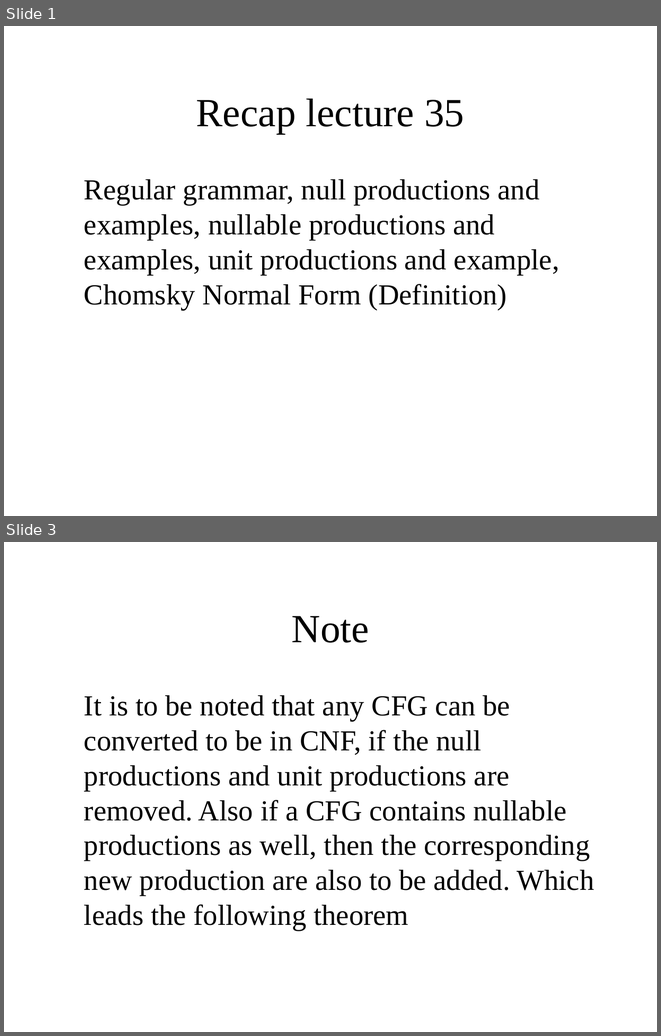
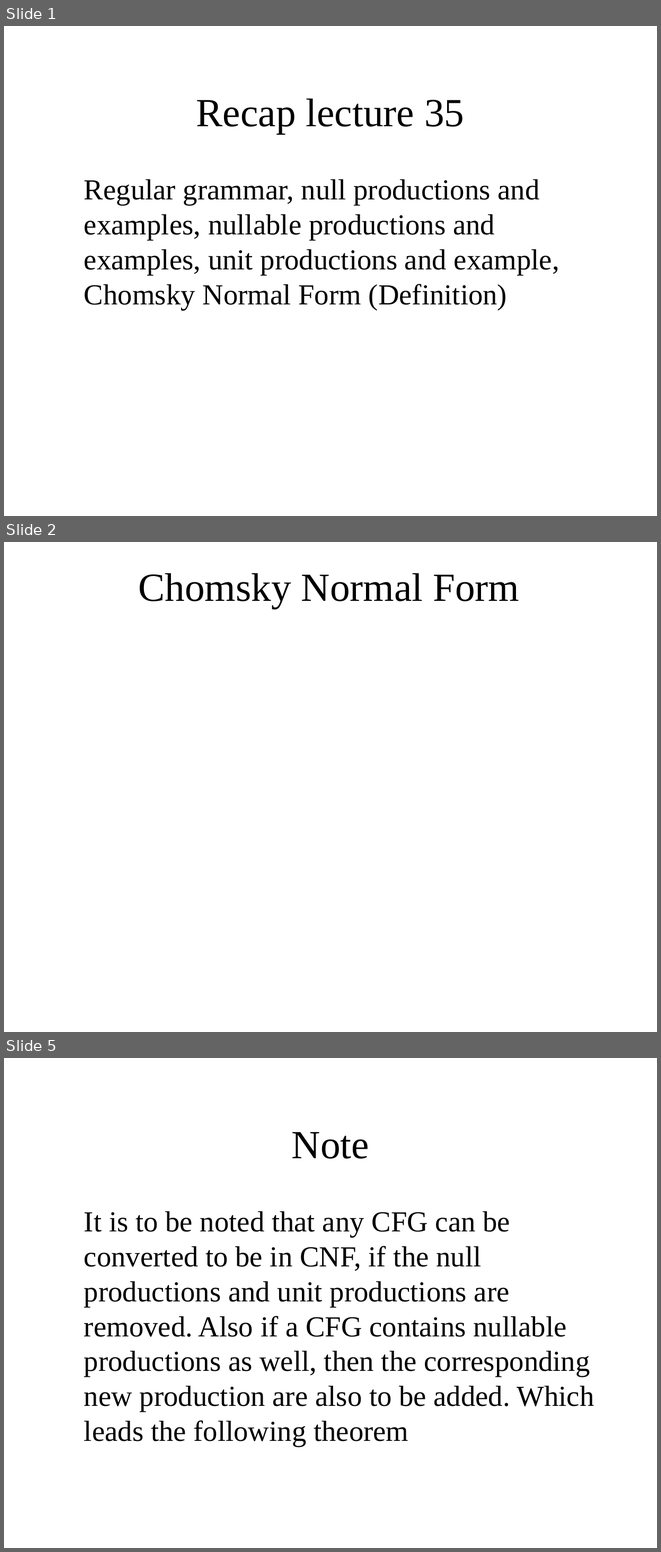
Before and after one commit to bamboat3/toa, a slide deck: Lesson 36.pptx. Shown one above the other, each under a label of ours: slides 1 and 3 before the commit, slides 1, 2 and 5 after it; the slides between them are not shown. The pictures are 661x1036 and 661x1552 pixels, drawn with LibreOffice and Linux fonts; fonts in the diff are those of the drawing; grey boxes stand for pictures. Boxes give left, top, right and bottom in pixels: in the first picture for what was removed or moved away, otherwise in the second. Text is boxed around its words. In the diff, an @@ line names an element or a change of style, - is before the commit and + after.

```diff
--- a/Lesson 36.pptx
+++ b/Lesson 36.pptx
@@ slide 2 added at [4,542,657,1032], background #FFFFFF @@
@@ title added at [138,573,519,608], 44 pt, text #000000 @@
+Chomsky Normal Form
@@ what was slide 3 is now slide 5 @@
```
Also in this commit, not shown: 4 slides changed, 9 other slides added, 13 slides removed, 1 other file.
